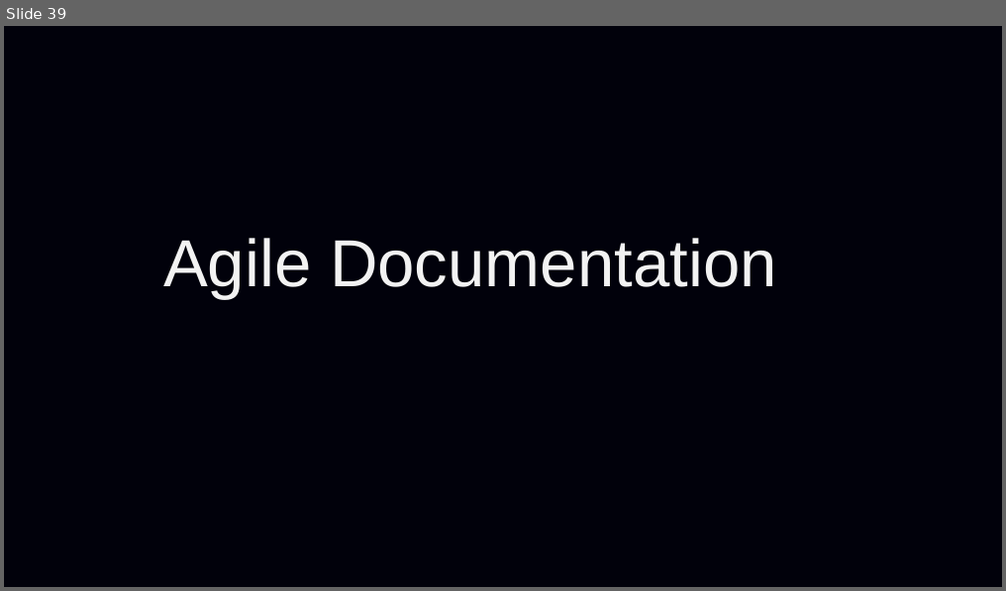
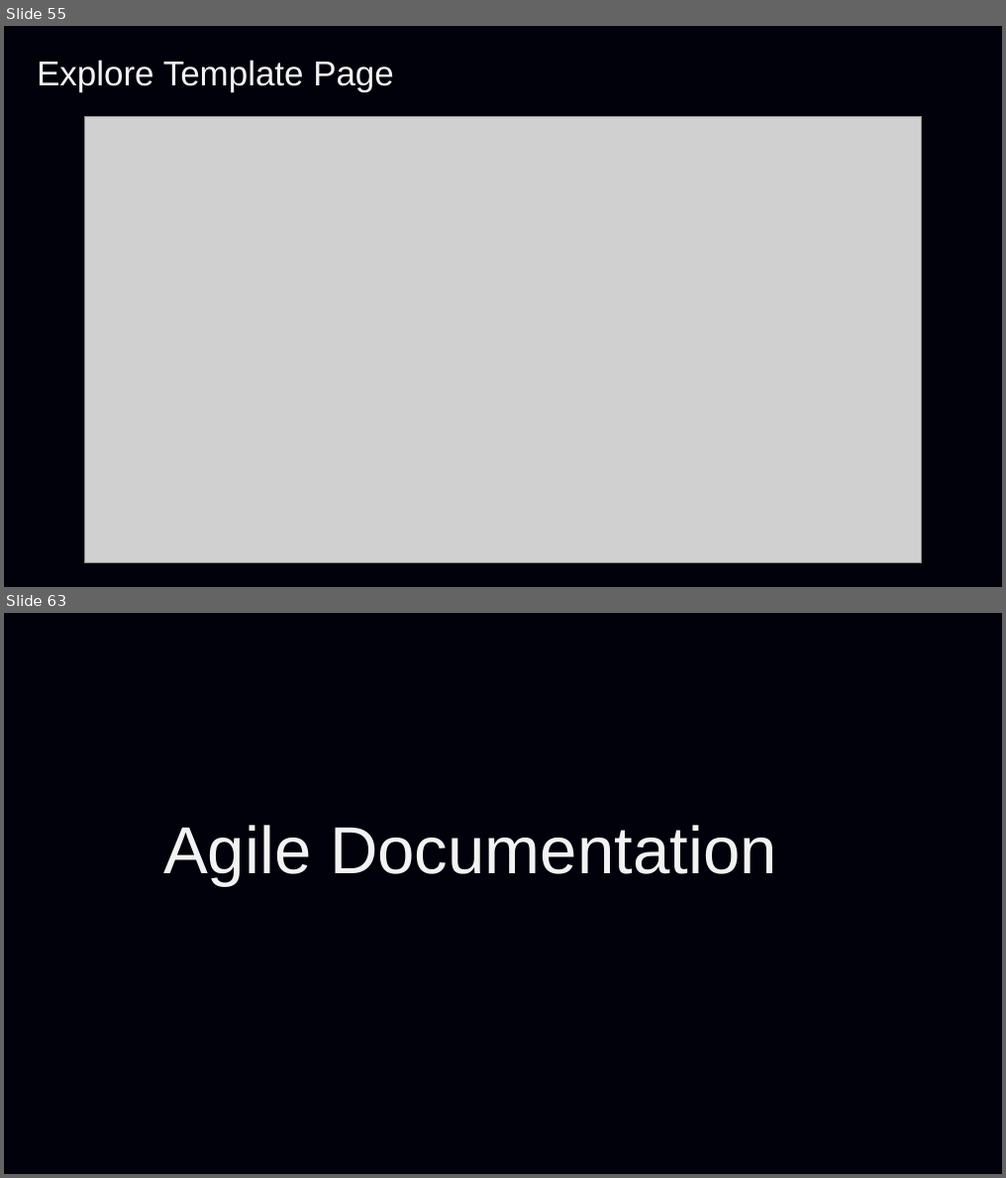
Before and after one commit to Purvarajsinh39/Portify-Automated-Portfolio-Generator, a slide deck: Documentation/Portify.pptx. Shown one above the other, each under a label of ours: slide 39 before the commit, slides 55 and 63 after it; the slides between them are not shown. The pictures are 1006x591 and 1006x1178 pixels, drawn with LibreOffice and Linux fonts; fonts in the diff are those of the drawing; grey boxes stand for pictures; background and template pictures are left out. Boxes give left, top, right and bottom in pixels: in the first picture for what was removed or moved away, otherwise in the second. Text is boxed around its words. In the diff, an @@ line names an element or a change of style, - is before the commit and + after.

```diff
--- a/Documentation/Portify.pptx
+++ b/Documentation/Portify.pptx
@@ slide 55 added at (4,26,1002,587), background picture (left out) @@
@@ text added at (37,60,394,92), 25 pt, text #F2F2F2 @@
+Explore Template Page
@@ picture added at (85,117,922,564) @@
@@ what was slide 39 is now slide 63 @@
```
Also in this commit, not shown: 3 slides changed, 23 other slides added, 37 other files.
